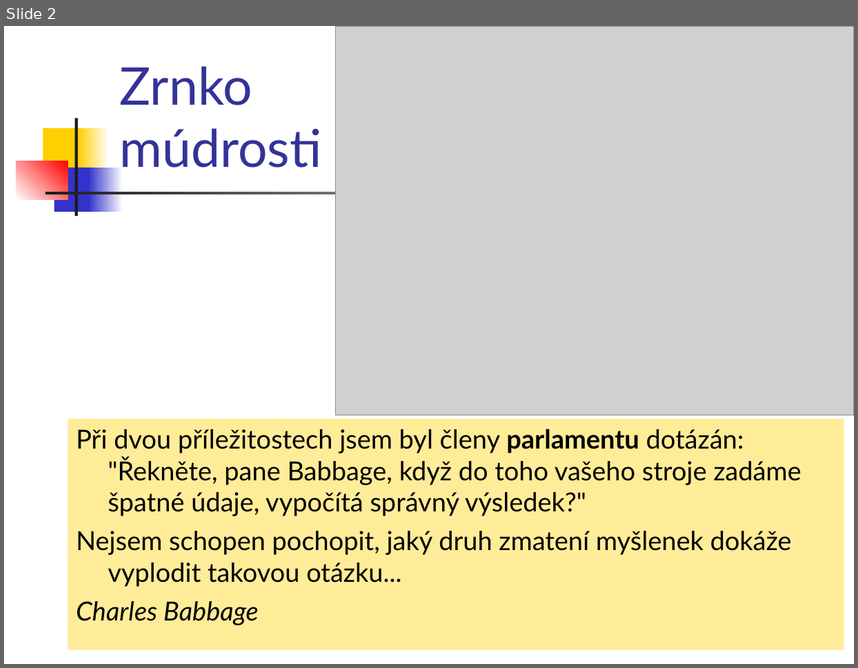
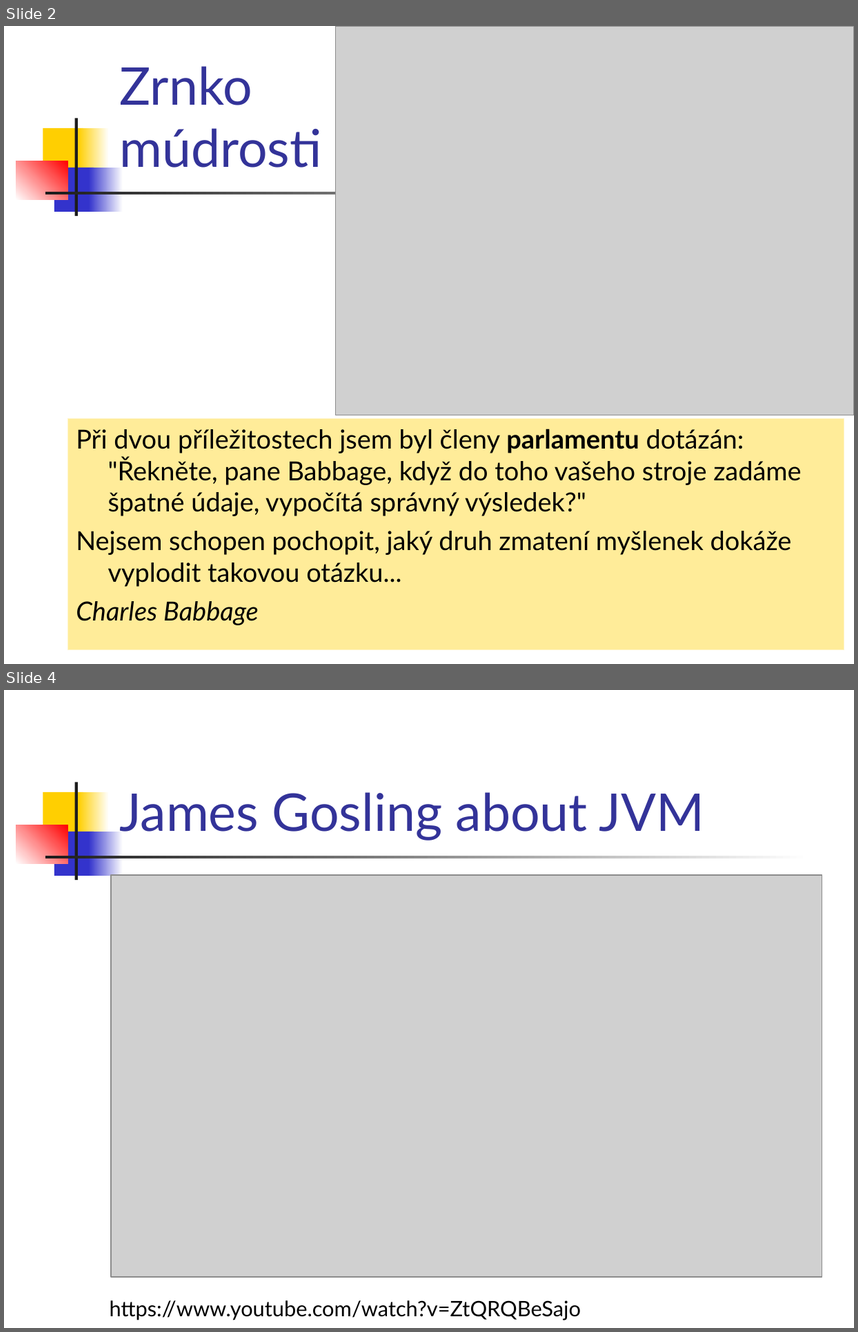
Before and after one commit to Programovanie4/Prednasky, a slide deck: 02/02_java.ppt. Shown one above the other, each under a label of ours: slide 2 before the commit, slides 2 and 4 after it; the slides between them are not shown. The pictures are 858x668 and 858x1332 pixels, drawn with LibreOffice and Linux fonts; fonts in the diff are those of the drawing; grey boxes stand for pictures. Boxes give left, top, right and bottom in pixels: in the first picture for what was removed or moved away, otherwise in the second. Text is boxed around its words. In the diff, an @@ line names an element or a change of style, - is before the commit and + after.

```diff
--- a/02/02_java.ppt
+++ b/02/02_java.ppt
@@ slide 4 added at bbox=[4, 690, 854, 1328], background #FFFFFF; not listed: 7 template elements that a slide beside it also shows @@
@@ title added at bbox=[119, 792, 705, 840], 44 pt, text #333399 @@
+James Gosling about JVM
@@ picture added at bbox=[111, 876, 822, 1276] @@
@@ text added at bbox=[110, 1300, 581, 1320], 18 pt, text #000000 @@
+https://www.youtube.com/watch?v=ZtQRQBeSajo
```
Also in this commit, not shown: 6 slides changed, 1 other slide added, 5 slides removed, 2 other files.
